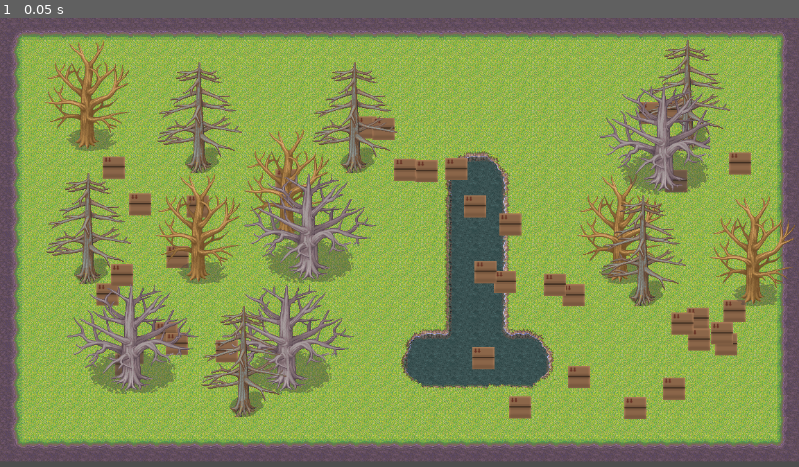
Above: before the commit, frame 1.
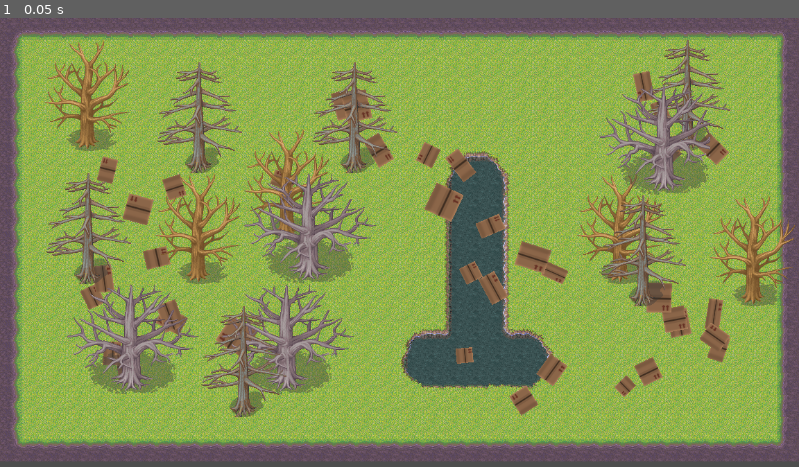
Above: after the commit, the same moment.

Repository: PothpothBR/make-it-green
Game: Godot game, scene res://raiz.tscn
The game is run twice, just before and just after one commit, with the same random seed, the same clock (stepped at 60 frames per second) and the same inputs. The project has no main scene, so this scene is started directly.
Inputs:
- Up to frame 1 (0.05 s): no input

The runs differ from the first frame. In frame 1, 6.4% of the frame differs, in the area x 10-94%, y 11-90%.
Error before the commit: Parse Error: Expected closing "}" after dictionary elements. (res://Lixo.gd:255)

Commit message:
Atualizando pesos

Diff:
--- a/Lixo.gd
+++ b/Lixo.gd
@@ -253,7 +253,6 @@
 	"ref": "res://resources/Lixo/alcohol 4.png",
 	"colide": false,
 	"peso": 7
-	"peso": 8
 },{
 	"name": "garrafa 2",
 	"ref": "res://resources/Lixo/alcohol 2.png",
Not shown, changed: resources/tiles/anima1-0.png.import
Not shown, changed: resources/tiles/anima1-1.png.import
Not shown, changed: resources/tiles/chao1-0.png.import
Not shown, changed: resources/tiles/chao1-1.png.import
Not shown, changed: resources/tiles/chao1-2.png.import
Not shown, changed: resources/tiles/chao2-0.png.import
Not shown, changed: resources/tiles/natureza1-0.png.import
Not shown, changed: resources/tiles/natureza1-1.png.import
Not shown, changed: resources/tiles/natureza1-2.png.import
Not shown, changed: resources/tiles/natureza2-0.png.import
Not shown, changed: resources/tiles/natureza2-1.png.import
Not shown, changed: resources/tiles/natureza2-2.png.import
(and 1 more such lines)
